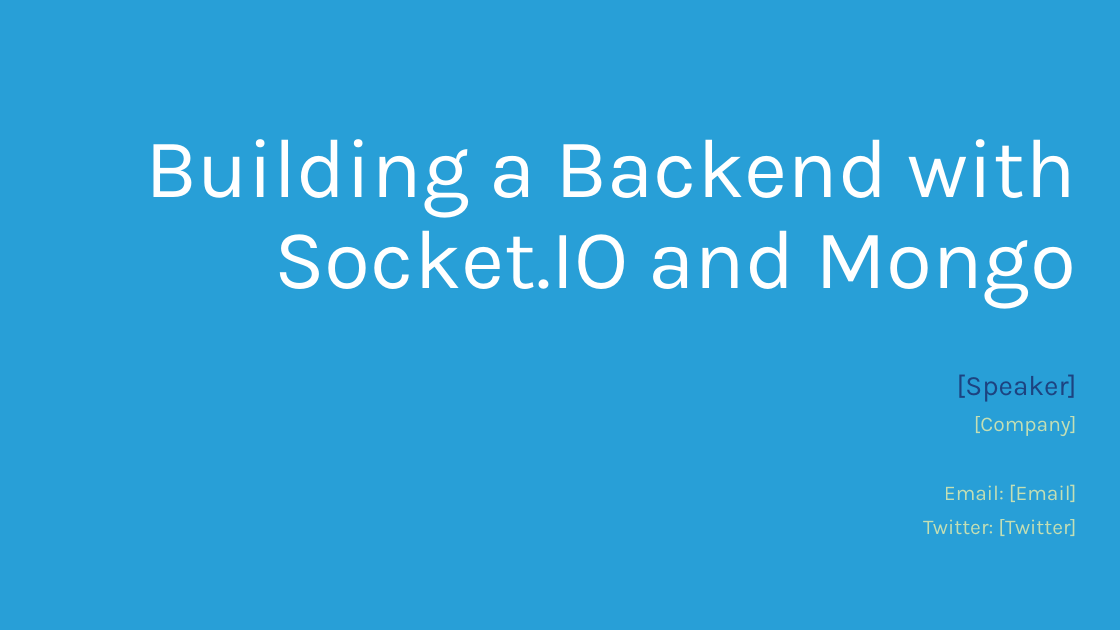
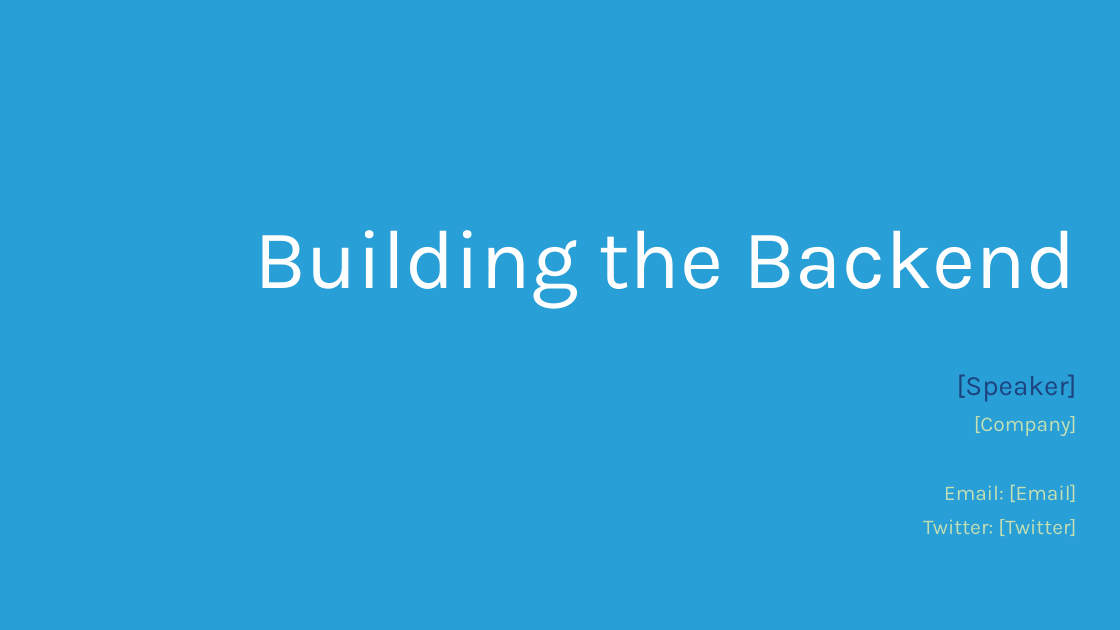
Before and after one commit to Microsoft-Web/NodeCamp, a slide deck: slide 1 of Presentation/BuildingTheBackend/BuildingTheBackend.pptx. Drawn at 1120x630 pixels with LibreOffice and Linux fonts; fonts in the diff are those of the drawing. Boxes give left, top, right and bottom in pixels: in the first picture for what was removed or moved away, otherwise in the second. Text is boxed around its words. In the diff, an @@ line names an element or a change of style, - is before the commit and + after.

Commit message:
Updated BuildingTheBackend deck name

```diff
--- a/Presentation/BuildingTheBackend/BuildingTheBackend.pptx
+++ b/Presentation/BuildingTheBackend/BuildingTheBackend.pptx
@@ title at [254,230,1076,308]: text changed @@
-Building a Backend with
-Socket.IO and Mongo
+Building the Backend
```
